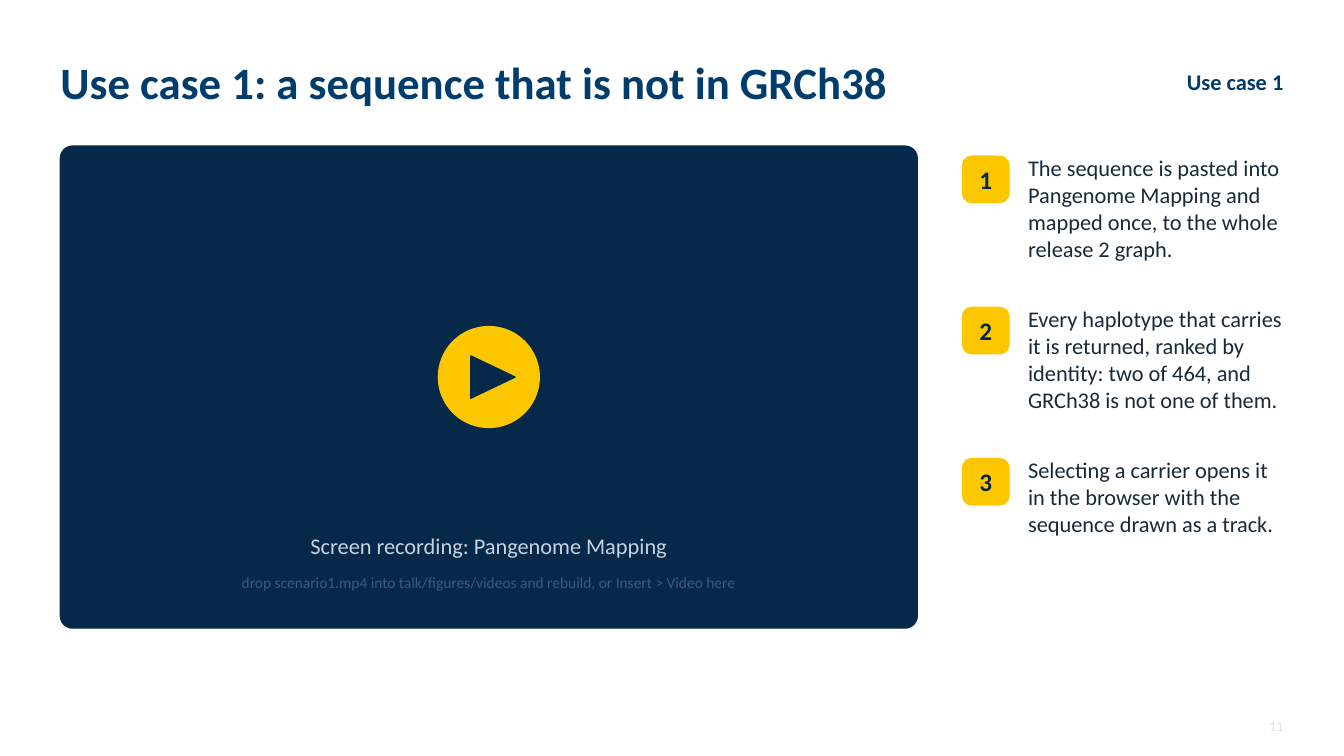
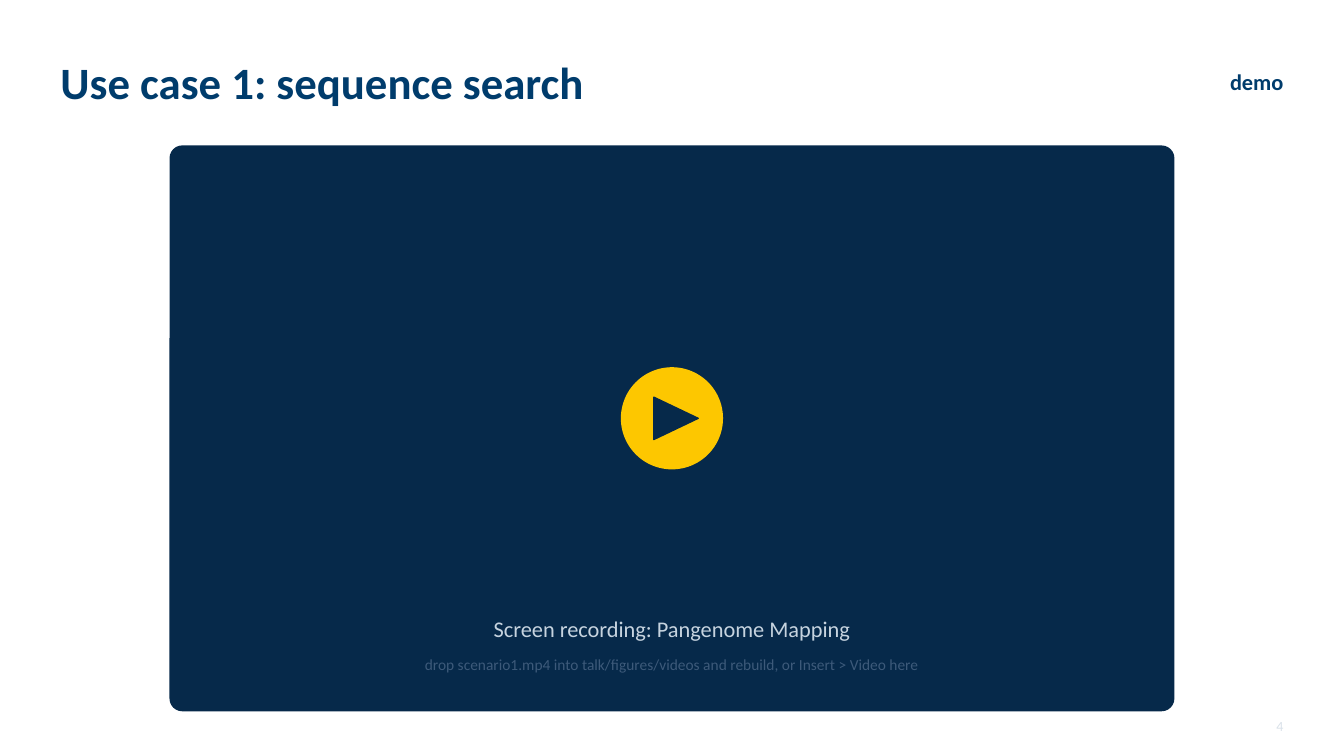
Before and after one commit to parsaeskandar/hprc_2026_poster, a slide deck: slide 4 of talk/HPRC2026_talk.pptx (slide 11 before the commit). Drawn at 1344x756 pixels with LibreOffice and Linux fonts; fonts in the diff are those of the drawing. Boxes give left, top, right and bottom in pixels: in the first picture for what was removed or moved away, otherwise in the second. Text is boxed around its words. In the diff, an @@ line names an element or a change of style, - is before the commit and + after.

Commit message:
Talk v7: simplify. Figures and screenshots first, talking points instead of a script

```diff
--- a/talk/HPRC2026_talk.pptx
+++ b/talk/HPRC2026_talk.pptx
@@ text at box(60, 67, 584, 106): text changed @@
-Use case 1: a sequence that is not in GRCh38
+Use case 1: sequence search
@@ text at box(1230, 74, 1283, 90): text changed @@
-Use case 1
+demo
@@ rounded rectangle: place and size @@
-rounded rectangle at box(60, 146, 918, 628)
+rounded rectangle at box(170, 146, 1175, 711)
@@ rounded rectangle at box(170, 146, 1175, 711): proportions changed @@
@@ rounded rectangle removed at box(963, 156, 1009, 203) @@
@@ text removed at box(979, 172, 992, 189) @@
-1
@@ text removed at box(1028, 160, 1279, 261) @@
-The sequence is pasted into Pangenome Mapping and mapped once, to the whole release 2 graph.
@@ rounded rectangle removed at box(963, 308, 1009, 354) @@
@@ text removed at box(979, 323, 992, 340) @@
-2
@@ text removed at box(1028, 311, 1281, 408) @@
-Every haplotype that carries it is returned, ranked by identity: two of 464, and GRCh38 is not one of them.
@@ ellipse: place and size @@
-ellipse at box(439, 327, 539, 427)
+ellipse at box(622, 368, 723, 469)
@@ triangle: place and size @@
-triangle at box(471, 356, 515, 398)
+triangle at box(654, 397, 699, 440)
@@ rounded rectangle removed at box(963, 459, 1009, 505) @@
@@ text removed at box(979, 474, 992, 491) @@
-3
@@ text removed at box(1028, 462, 1273, 536) @@
-Selecting a carrier opens it in the browser with the sequence drawn as a track.
@@ text "Screen recording: Pangenome Mapping": place and size @@
-text "Screen recording: Pangenome Mapping" at box(310, 538, 667, 558)
+text "Screen recording: Pangenome Mapping" at box(494, 621, 850, 641)
@@ text "drop scenario1.mp4 into talk/figures/videos and ...": place and size @@
-text "drop scenario1.mp4 into talk/figures/videos and ..." at box(242, 578, 735, 590)
+text "drop scenario1.mp4 into talk/figures/videos and ..." at box(425, 660, 918, 672)
```
Also in this commit, not shown: 12 other slides changed, 5 slides added, 11 slides removed, 4 other files.
